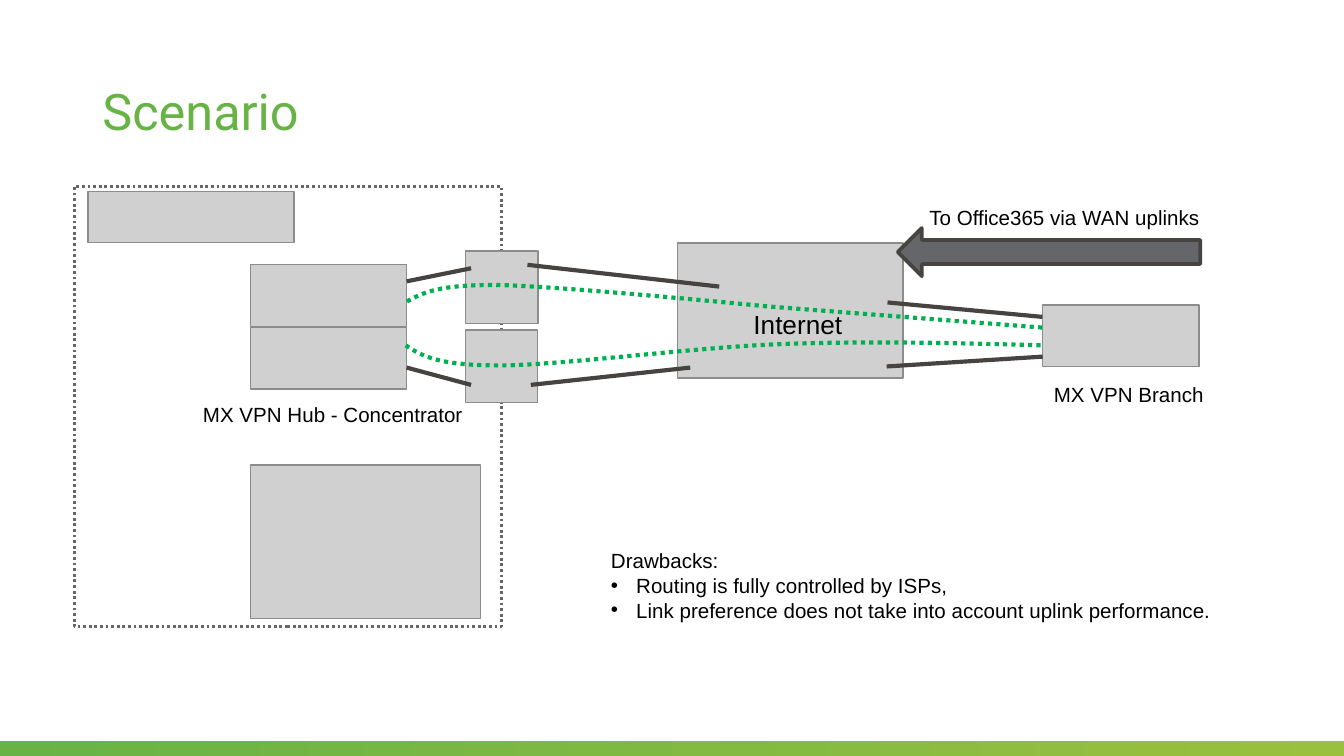
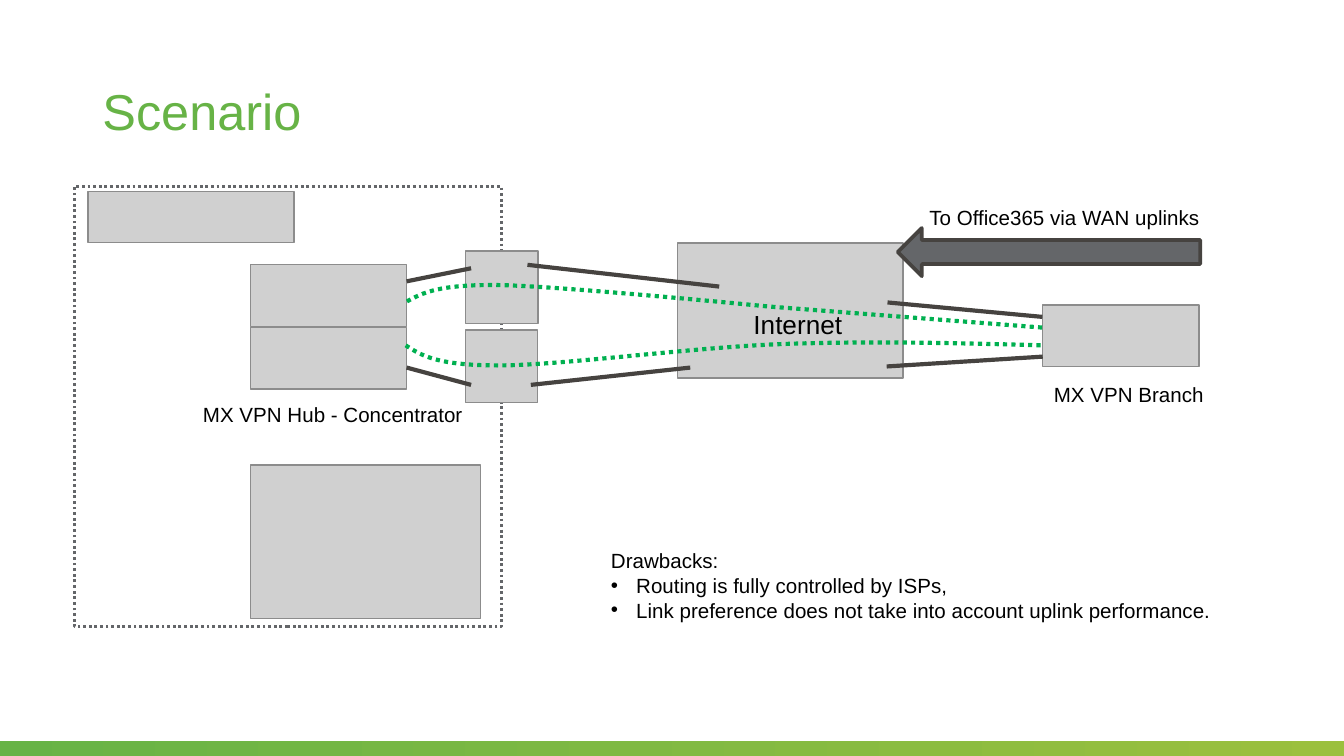
Before and after one commit to SalnikovAndrey/performance-based-routing-to-office-365-over-meraki-sd-wan, a slide deck: slide 2 of Problem-Solution overview.pptx. Drawn at 1344x756 pixels with LibreOffice and Linux fonts; fonts in the diff are those of the drawing; grey boxes stand for pictures; background and template pictures are left out. Boxes give left, top, right and bottom in pixels: in the first picture for what was removed or moved away, otherwise in the second. Text is boxed around its words. In the diff, an @@ line names an element or a change of style, - is before the commit and + after.

```diff
--- a/Problem-Solution overview.pptx
+++ b/Problem-Solution overview.pptx
@@ title "Scenario" at box(102, 93, 301, 131): font Roboto to Arial @@
```
Also in this commit, not shown: 4 other slides changed, 5 other files.
